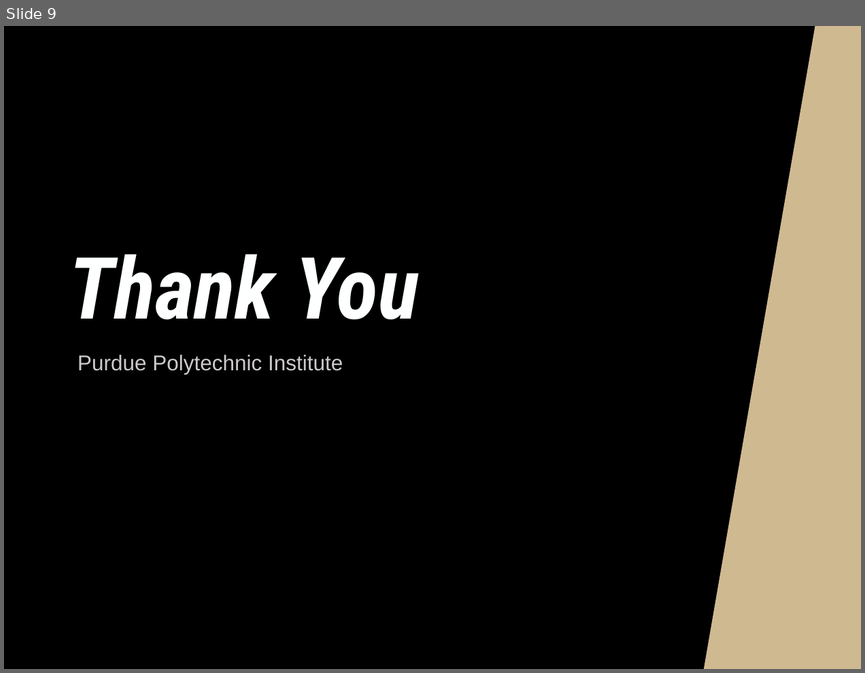
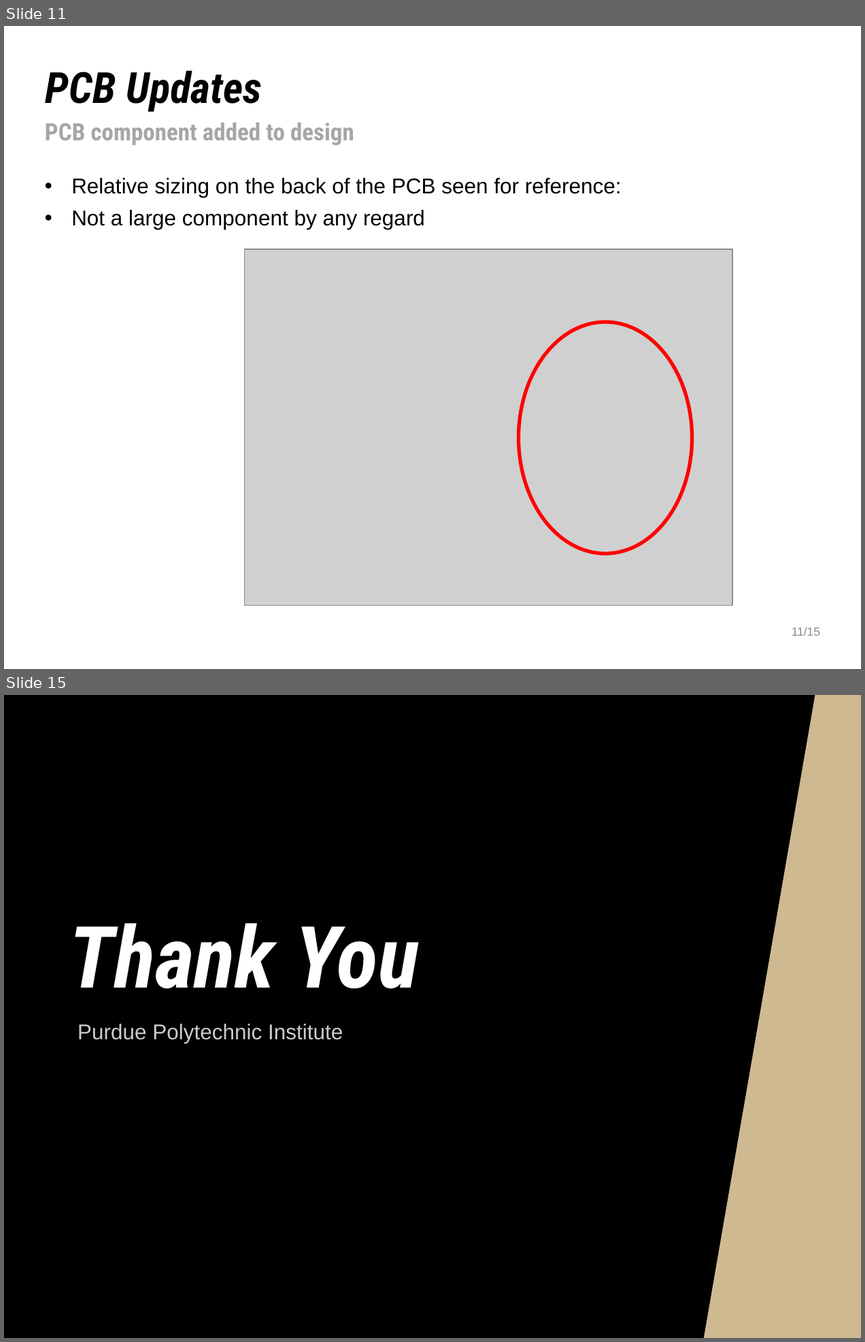
Before and after one commit to NHuang58/Biomedical_Device_PCB, a slide deck: Documentation/Slides/Week_32.pptx. Shown one above the other, each under a label of ours: slide 9 before the commit, slides 11 and 15 after it; the slides between them are not shown. The pictures are 865x673 and 865x1342 pixels, drawn with LibreOffice and Linux fonts; fonts in the diff are those of the drawing; grey boxes stand for pictures; background and template pictures are left out. Boxes give left, top, right and bottom in pixels: in the first picture for what was removed or moved away, otherwise in the second. Text is boxed around its words. In the diff, an @@ line names an element or a change of style, - is before the commit and + after.

```diff
--- a/Documentation/Slides/Week_32.pptx
+++ b/Documentation/Slides/Week_32.pptx
@@ slide 11 added at (4,26,861,669), background #FEFFFF @@
@@ title added at (45,70,262,112), 36 pt, text #000000, bold, italic @@
+PCB Updates
@@ text added at (45,123,354,145), 20 pt, text #A6A6A6, bold @@
+PCB component added to design
@@ text added at (71,178,621,229), 18 pt, text #000000 @@
+• Relative sizing on the back of the PCB seen for reference:
+• Not a large component by any regard
@@ picture added at (245,249,732,605) @@
@@ ellipse added at (518,322,691,553), outline #FF0000 3 pt @@
@@ text added at (791,626,820,635), 10 pt, text #8C8C8C @@
+11/15
@@ what was slide 9 is now slide 15 @@
```
Also in this commit, not shown: 3 slides changed, 10 other slides added, 5 slides removed, 16 other files.
